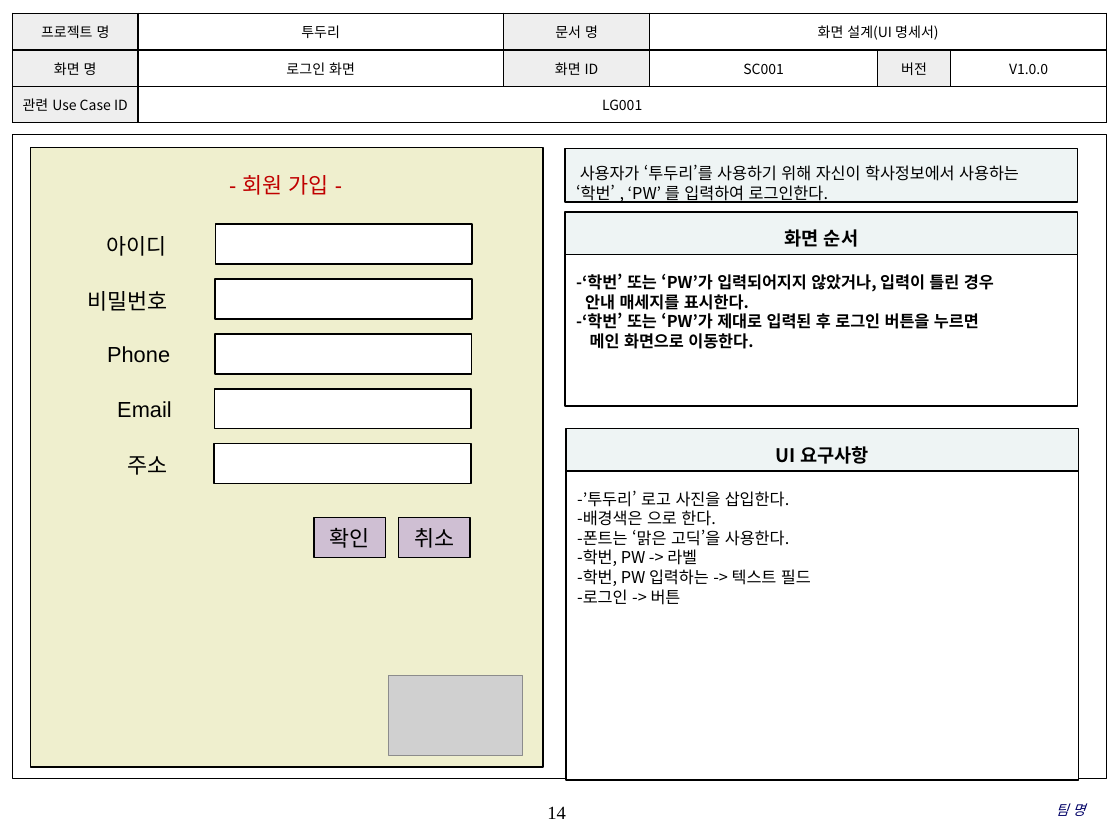
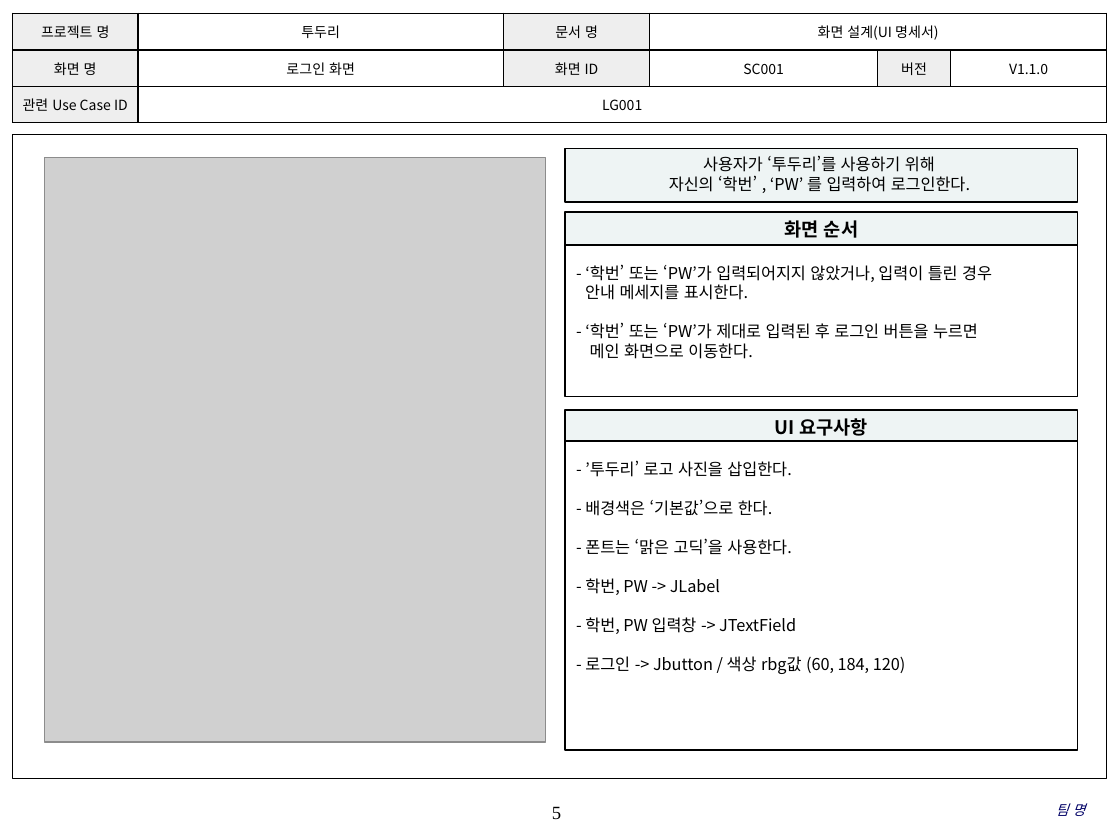
Before and after one commit to coskdms/SE2017_10_TenoutofTen, a slide deck: slide 5 of doc/3_ 설계서/UI Design Template.pptx (slide 14 before the commit). Drawn at 1120x840 pixels with LibreOffice and Linux fonts; fonts in the diff are those of the drawing; grey boxes stand for pictures; background and template pictures are left out. Boxes give left, top, right and bottom in pixels: in the first picture for what was removed or moved away, otherwise in the second. Text is boxed around its words. In the diff, an @@ line names an element or a change of style, - is before the commit and + after.

```diff
--- a/doc/3_ 설계서/UI Design Template.pptx
+++ b/doc/3_ 설계서/UI Design Template.pptx
@@ table at (x1=12, y1=13, x2=1105, y2=123) @@
-row 2, column 6: V1.0.0
+row 2, column 6: V1.1.0
@@ picture added at (x1=45, y1=158, x2=545, y2=743) @@
@@ text in rectangle at (x1=669, y1=155, x2=970, y2=192): text changed @@
-사용자가 ‘투두리’를 사용하기 위해 자신이 학사정보에서 사용하는
-‘학번’ , ‘PW’ 를 입력하여 로그인한다.
+사용자가 ‘투두리’를 사용하기 위해
+자신의 ‘학번’ , ‘PW’ 를 입력하여 로그인한다.
@@ rectangle "화면 순서" resized from (x1=566, y1=212, x2=1079, y2=254) to (x1=566, y1=212, x2=1079, y2=245) @@
@@ rectangle "- ‘학번’ 또는 ‘PW’가 입력되어지지 ..." moved from (x1=566, y1=254, x2=1079, y2=405) to (x1=566, y1=245, x2=1079, y2=396) @@
@@ text in rectangle at (x1=585, y1=264, x2=992, y2=339): text changed; bold off @@
--‘학번’ 또는 ‘PW’가 입력되어지지 않았거나, 입력이 틀린 경우
-안내 매세지를 표시한다.
--‘학번’ 또는 ‘PW’가 제대로 입력된 후 로그인 버튼을 누르면
+- ‘학번’ 또는 ‘PW’가 입력되어지지 않았거나, 입력이 틀린 경우
+안내 메세지를 표시한다.
+- ‘학번’ 또는 ‘PW’가 제대로 입력된 후 로그인 버튼을 누르면
@@ text in rectangle at (x1=590, y1=343, x2=752, y2=359): bold off in "메인 화면으로 이동한다." @@
@@ rectangle "UI 요구사항" resized from (x1=567, y1=429, x2=1080, y2=472) to (x1=566, y1=410, x2=1079, y2=441) @@
@@ rectangle "- ’투두리’ 로고 사진을 삽입한다." moved from (x1=567, y1=472, x2=1080, y2=781) to (x1=566, y1=441, x2=1079, y2=750) @@
@@ text in rectangle at (x1=585, y1=460, x2=906, y2=674): text changed @@
--’투두리’ 로고 사진을 삽입한다.
--배경색은 으로 한다.
--폰트는 ‘맑은 고딕’을 사용한다.
--학번, PW -> 라벨
--학번, PW 입력하는 -> 텍스트 필드
--로그인 -> 버튼
+- ’투두리’ 로고 사진을 삽입한다.
+- 배경색은 ‘기본값’으로 한다.
+- 폰트는 ‘맑은 고딕’을 사용한다.
+- 학번, PW -> JLabel
+- 학번, PW 입력창 -> JTextField
+- 로그인 -> Jbutton / 색상 rbg값 (60, 184, 120)
@@ group removed at (x1=30, y1=148, x2=543, y2=767): 8 rectangles, 6 texts, 1 picture @@
-확인
-- 회원 가입 -
-아이디
-비밀번호
-Phone
-Email
-주소
-취소
@@ page number at (x1=552, y1=806, x2=561, y2=819): text changed @@
-14
+5
```
Also in this commit, not shown: 15 other slides changed, 5 slides added, 9 slides removed.
